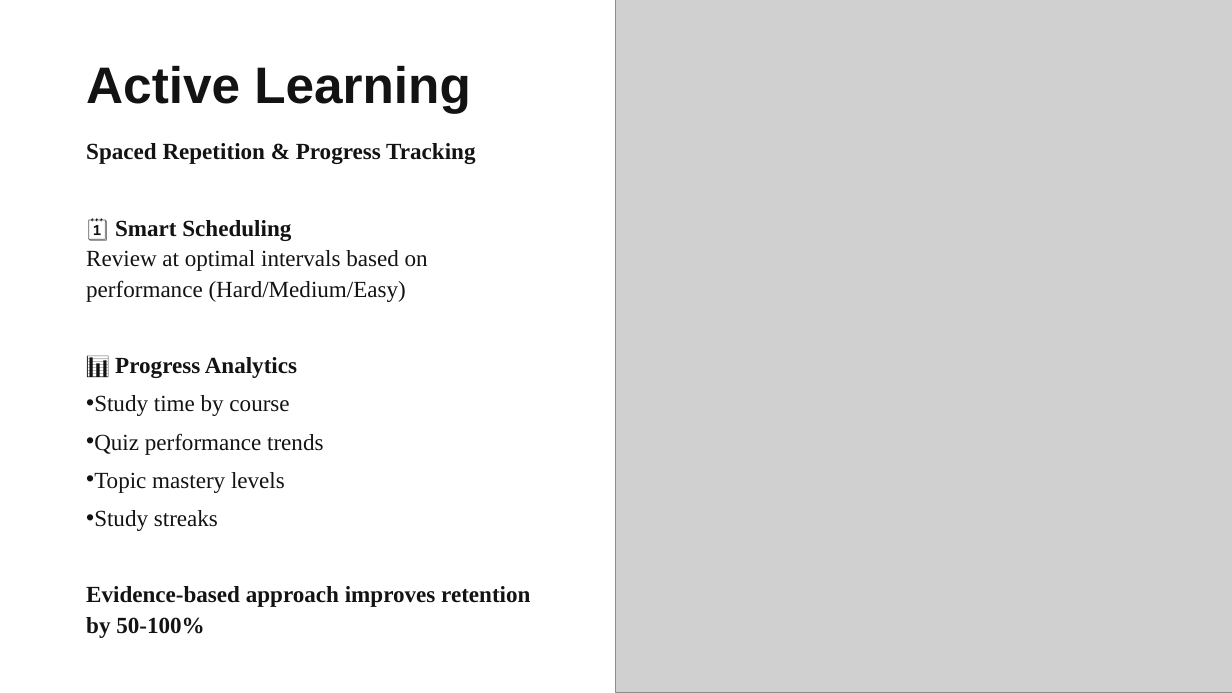
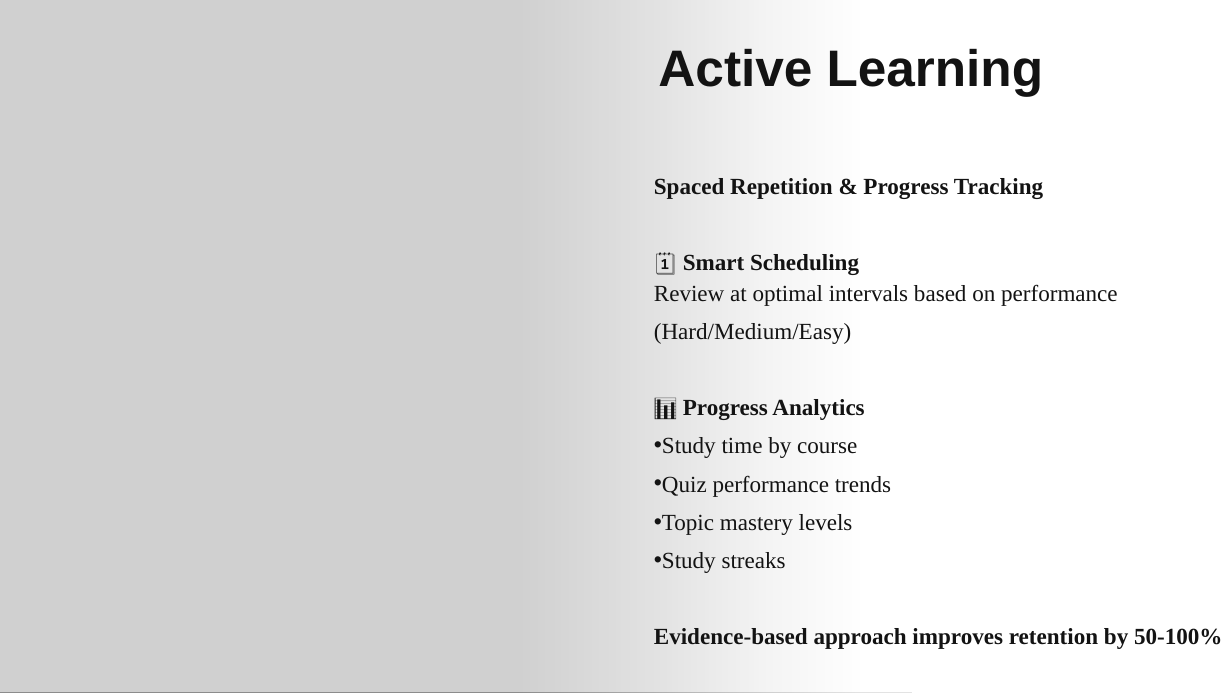
Before and after one commit to chriswil/cpsc8740-final, a slide deck: slide 6 of docs/presentation-chris-williams.pptx. Drawn at 1232x693 pixels with LibreOffice and Linux fonts; fonts in the diff are those of the drawing; grey boxes stand for pictures. Boxes give left, top, right and bottom in pixels: in the first picture for what was removed or moved away, otherwise in the second. Text is boxed around its words. In the diff, an @@ line names an element or a change of style, - is before the commit and + after.

```diff
--- a/docs/presentation-chris-williams.pptx
+++ b/docs/presentation-chris-williams.pptx
@@ picture: place and size @@
-picture at [616, 0, 1232, 693]
+picture at [0, 0, 912, 693]
@@ rectangle removed at [0, 0, 861, 231] @@
@@ rectangle added at [518, 0, 1232, 693], fill gradient #FFFFFF @@
@@ title "Active Learning": place and size @@
-title "Active Learning" at [86, 65, 471, 113]
+title "Active Learning" at [658, 48, 1044, 96]
@@ title "Active Learning" at [658, 48, 1044, 96]: vertical alignment middle to bottom @@
@@ text "Spaced Repetition & Progress Tracking": place and size @@
-text "Spaced Repetition & Progress Tracking" at [86, 143, 530, 638]
+text "Spaced Repetition & Progress Tracking" at [654, 178, 1222, 649]
@@ text "Spaced Repetition & Progress Tracking" at [654, 178, 1222, 649]: vertical alignment middle to top @@
@@ text at [654, 252, 1118, 344]: text changed @@
-🗓️ Smart Scheduling
-Review at optimal intervals based on performance (Hard/Medium/Easy)
+🗓️ Smart Scheduling
+Review at optimal intervals based on performance
+(Hard/Medium/Easy)
```
Also in this commit, not shown: 2 other slides changed, 3 slides added, 2 other files.
